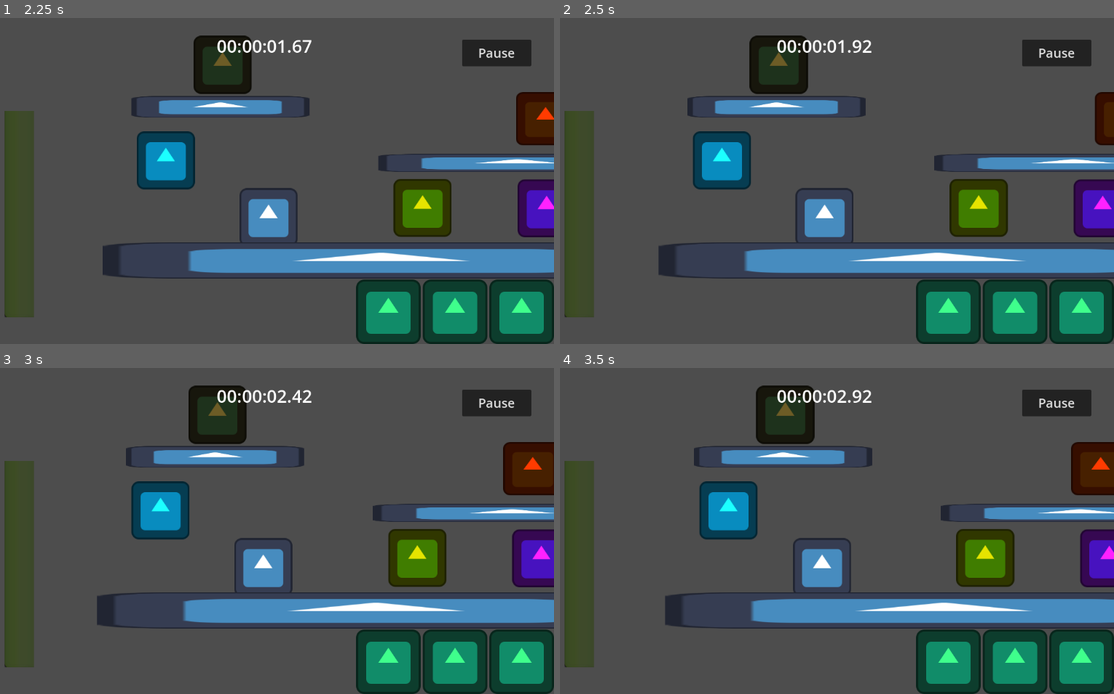
Above: before the commit, frames 1-4 (two rows, left to right).
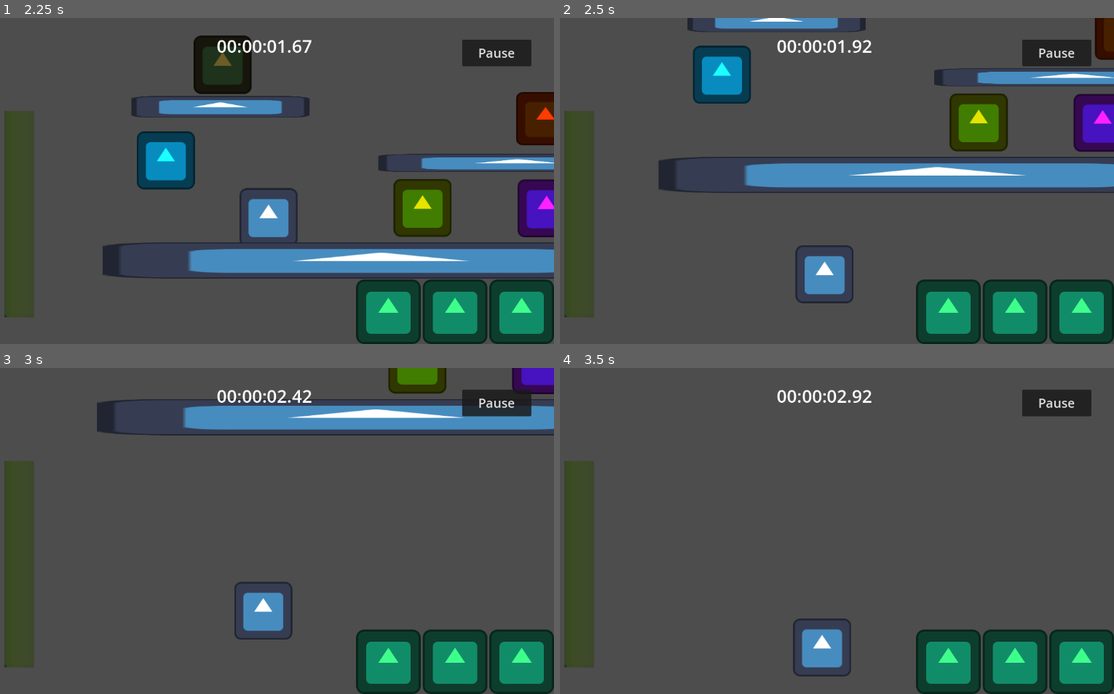
Above: after the commit, the same moments.

Repository: notmarrow/platform_grinder
Game: Godot game, scene res://scenes/menu.tscn
Same seed, same stepped clock (60 frames per second), same inputs: the game is played once before the commit and once after it. The engine's default icon, where the game draws it, is replaced by a stand-in: a white triangle on a blue panel in a dark square.
Inputs (mouse positions are in pixels of both pictures, inside the frame that each line leads up to):
- Up to frame 1 (2.25 s): click "Jugar" at 0.5 s; move the mouse to (393, 164) at 1.27 s; tap A (a) at 1.35 s; tap D (d) at 1.55, 2.1 s; move the mouse to (149, 197) at 2.02 s
- Up to frame 2 (2.5 s): right-click (709, 197) at 2.3 s
- Up to frame 3 (3 s): move the mouse to (321, 459) at 2.77 s; right-click (321, 459) at 2.85 s
- Up to frame 4 (3.5 s): tap A (a) at 3.05 s

Frame 1 is identical in both runs. In frame 2, 28% of the frame differs, in the area x 17-100%, y 0-88%; in frame 3, 24%; in frame 4, 18%.
Error in both runs: Invalid call. Nonexistent function 'reset' in base 'Node2D (manager.gd)'. (res://scripts/player.gd:116)

Commit message:
dash change

Diff:
--- a/scripts/player.gd
+++ b/scripts/player.gd
@@ -55,7 +55,7 @@
 
 	if Input.is_action_just_pressed("right_click") and canDash:
 		canDash = false
-		position.x += direction * DASH_SPEED
+		position.y += DASH_SPEED
 
 	move_and_slide()
 
